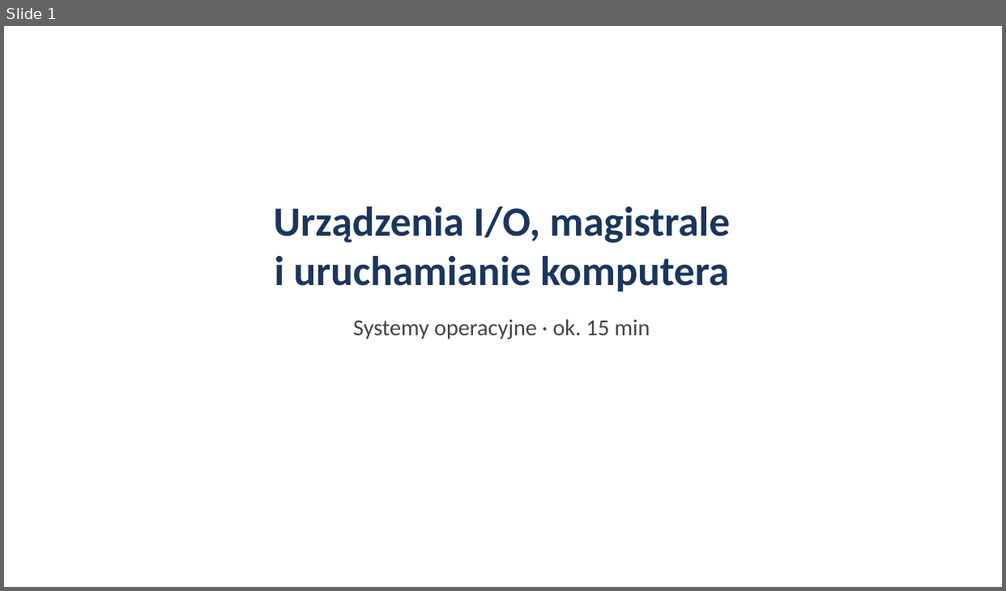
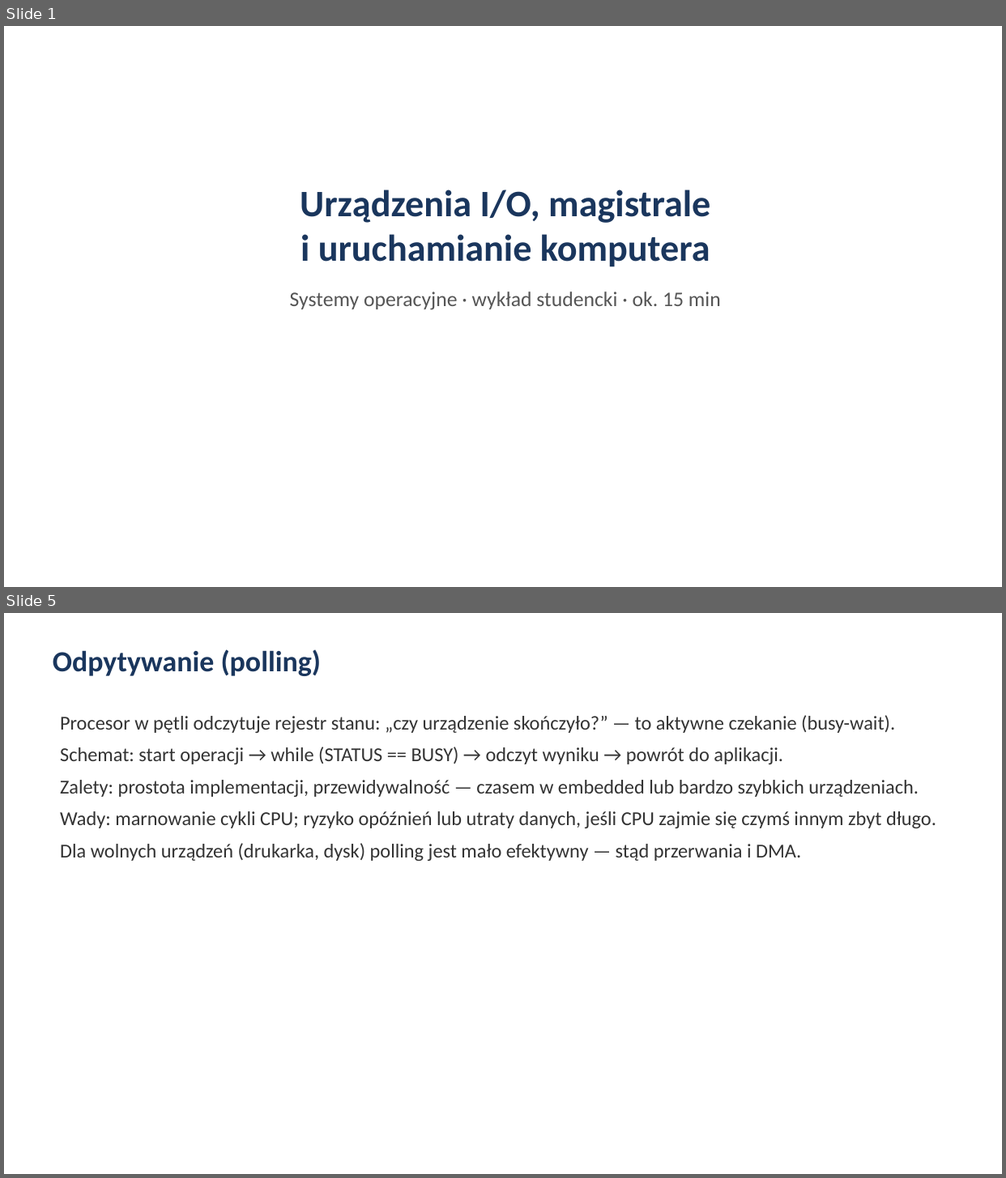
Before and after one commit to PL77239/RESEARCH, a slide deck: prezentacja/prezentacja-os.pptx. Shown one above the other, each under a label of ours: slide 1 before the commit, slides 1 and 5 after it; the slides between them are not shown. The pictures are 1006x591 and 1006x1178 pixels, drawn with LibreOffice and Linux fonts; fonts in the diff are those of the drawing. Boxes give left, top, right and bottom in pixels: in the first picture for what was removed or moved away, otherwise in the second. Text is boxed around its words. In the diff, an @@ line names an element or a change of style, - is before the commit and + after.

```diff
--- a/prezentacja/prezentacja-os.pptx
+++ b/prezentacja/prezentacja-os.pptx
@@ slide 5 added at (4,613,1002,1174), background #FFFFFF @@
@@ text added at (53,649,322,676), 28 pt, text #1A365D, bold @@
+Odpytywanie (polling)
@@ text added at (60,715,936,861), 19 pt, text #333333 @@
+Procesor w pętli odczytuje rejestr stanu: „czy urządzenie skończyło?” — to aktywne czekanie (busy-wait).
+Schemat: start operacji → while (STATUS == BUSY) → odczyt wyniku → powrót do aplikacji.
+Zalety: prostota implementacji, przewidywalność — czasem w embedded lub bardzo szybkich urządzeniach.
+Wady: marnowanie cykli CPU; ryzyko opóźnień lub utraty danych, jeśli CPU zajmie się czymś innym zbyt długo.
+Dla wolnych urządzeń (drukarka, dysk) polling jest mało efektywny — stąd przerwania i DMA.
@@ slide 1 changed as well @@
@@ text "Urządzenia I/O, magistrale i uruchamianie ...": place and size @@
-text "Urządzenia I/O, magistrale i uruchamianie ..." at (274,207,730,339)
+text "Urządzenia I/O, magistrale i uruchamianie ..." at (290,190,721,310)
@@ text at (300,190,710,267): size 40 to 36 pt in "Urządzenia I/O, magistrale i uruchamianie komputera" @@
@@ text at (290,292,721,310): text changed; size 22 to 20 pt; text colour #444444 to #555555 @@
-Systemy operacyjne · ok. 15 min
+Systemy operacyjne · wykład studencki · ok. 15 min
```
Also in this commit, not shown: 1 other slide changed, 20 other slides added, 15 slides removed.
